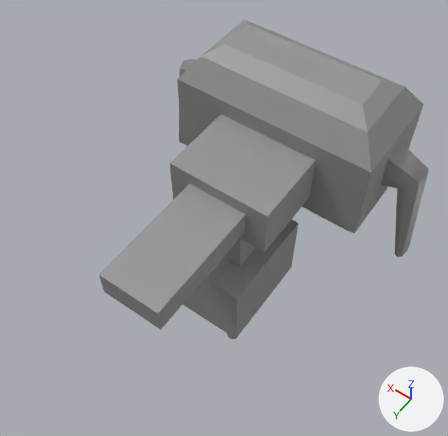
Before and after pictures for a commit that changed the FBX model Models/XrayMachine/TestModels/XrayMain.fbx.
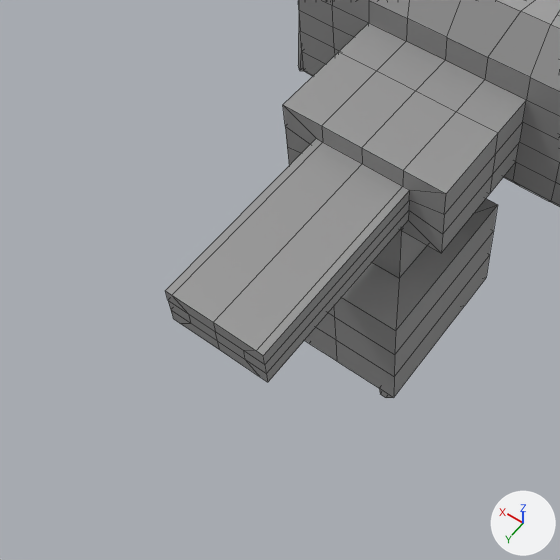
Each version is shown whole from a 50 mm camera at (-4.62, 9.14, 9.4) aimed at (-0.01, 2.69, -0.73), then close up on the part from 0% to 75% of the width and 23% to 100% of the height. Lighting does not change. The marker at lower right points along +X, +Y and +Z. The close-ups show mesh edges as thin lines. Where no turn or scale is listed for an object, it has been applied to the vertices. Vertices at the same position are counted once.
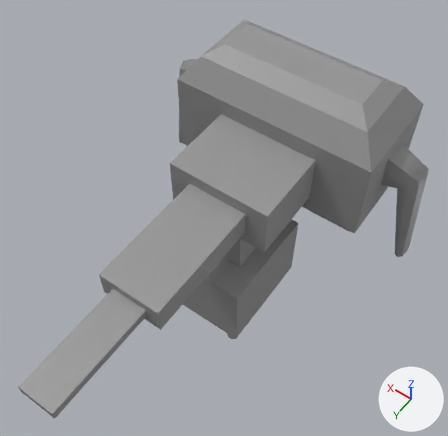
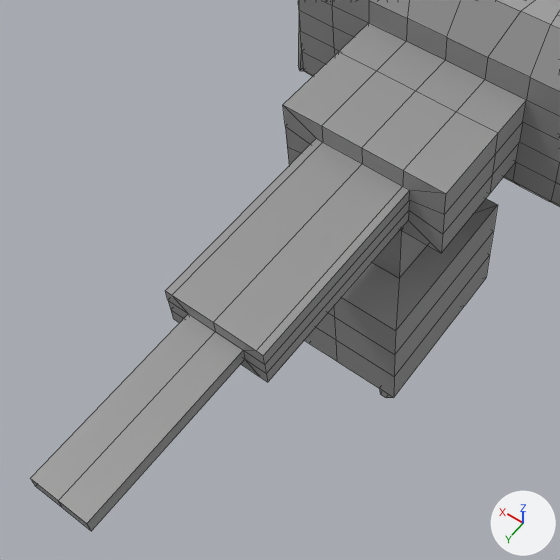
Patch to the scene script:
```diff
--- a/Models/XrayMachine/TestModels/XrayMain.fbx.py
+++ b/Models/XrayMachine/TestModels/XrayMain.fbx.py
@@ me_mesh @@
 # used by ob_pcube8; location = (0.0, 0.0, 0.0)
-me_mesh.from_pydata(...)  # 580 vertices, 568 faces; spans x -3.27..3.27, y -1.16..5.54, z -3.78..1.53
+me_mesh.from_pydata(...)  # 586 vertices, 574 faces; spans x -3.27..3.27, y -1.16..7.8, z -3.78..1.53
+# me_mesh part 1
+# 2 faces are deleted
+# 6 new vertices lie (0.0, 2.26, 0.0) away from vertices in x -0.38..0.38, y 5.54, z -0.29..-0.1
+# 8 new faces join them
 me_mesh.materials.append(mat_whiteplastic)
```

What differs and where, as boxes (x1, y1, x2, y2) in the close-ups (560 x 560 px):
'pCube8', reshaped: before (165, 0, 560, 398); after (30, 0, 560, 531)
part 1 of me_mesh, built on: before (189, 315, 245, 359); after (30, 314, 245, 531)
